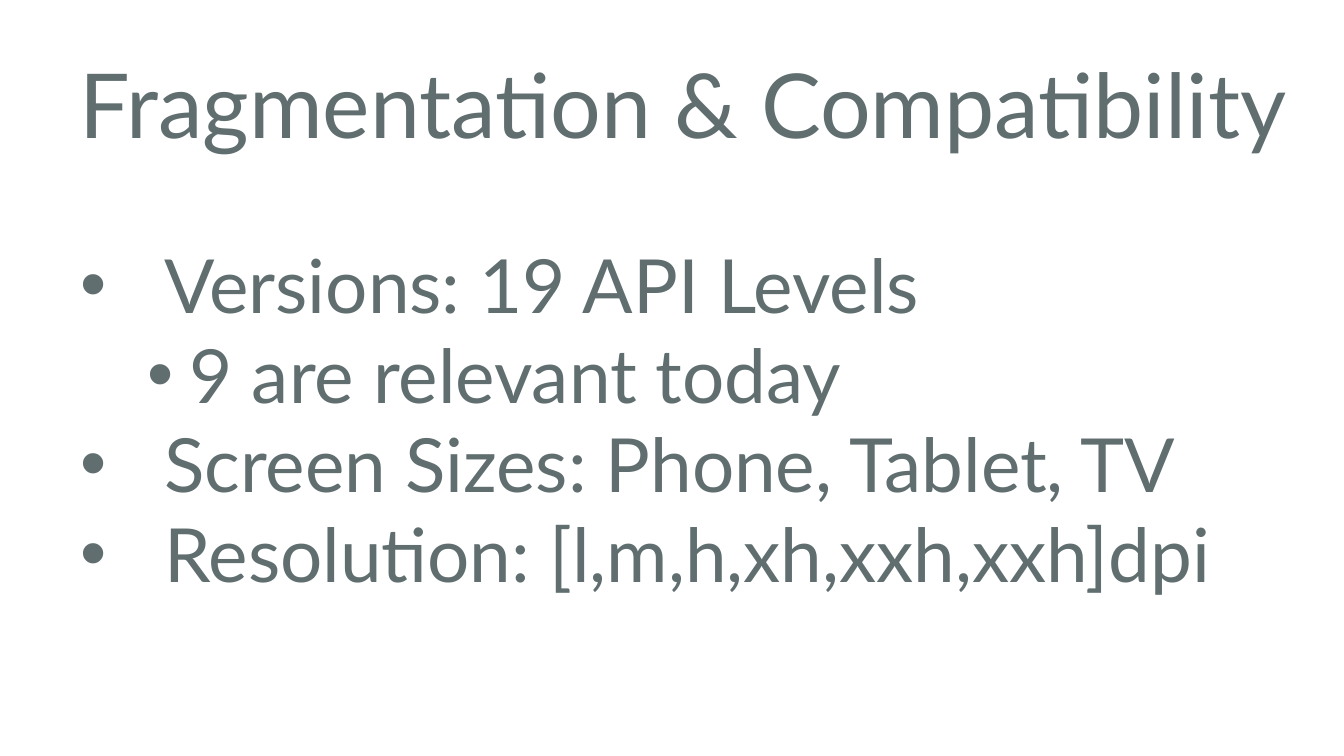
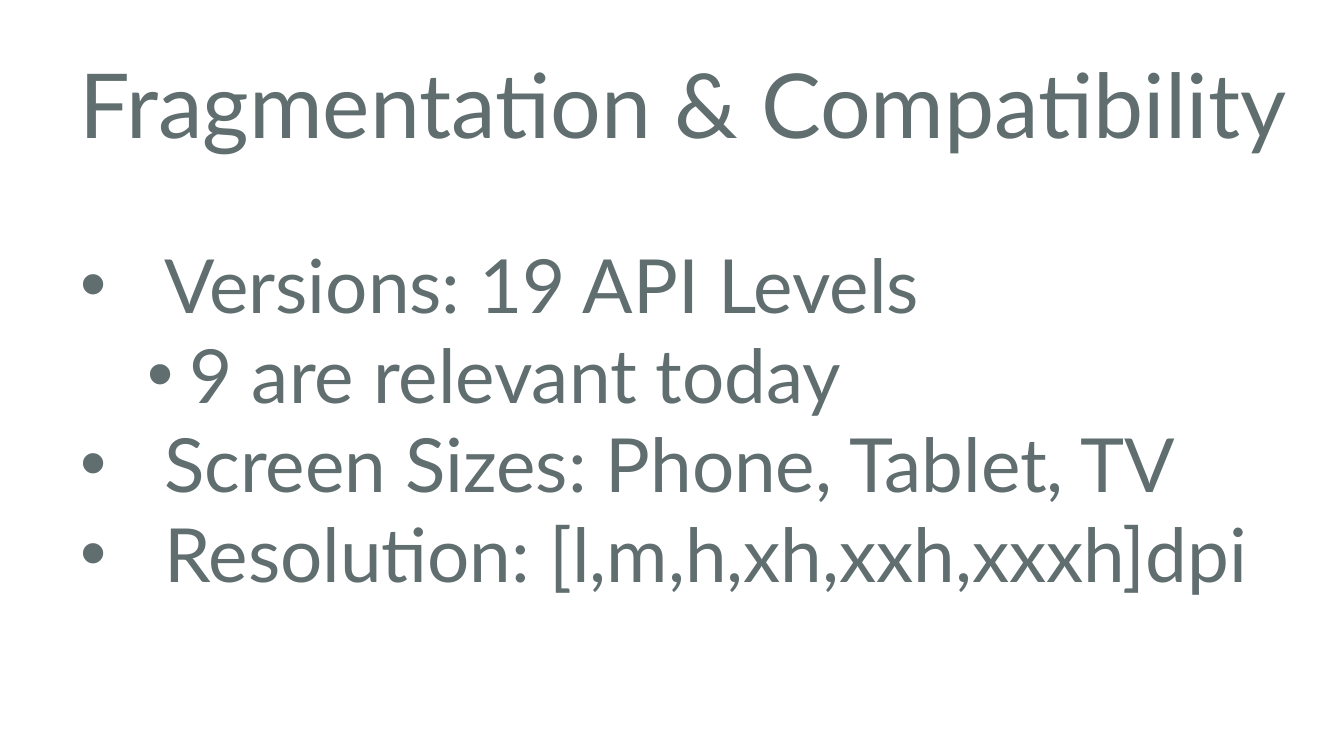
Before and after one commit to jamesmontemagno/Xamarin.Android-AppCompat, a slide deck: slide 2 of AndroidAppCompat.ppt. Drawn at 1344x756 pixels with LibreOffice and Linux fonts; fonts in the diff are those of the drawing; background and template pictures are left out. Boxes give left, top, right and bottom in pixels: in the first picture for what was removed or moved away, otherwise in the second. Text is boxed around its words. In the diff, an @@ line names an element or a change of style, - is before the commit and + after.

Commit message:
Update PPT

```diff
--- a/AndroidAppCompat.ppt
+++ b/AndroidAppCompat.ppt
@@ text at bbox=[164, 525, 1247, 595]: text changed @@
-• Resolution: [l,m,h,xh,xxh,xxh]dpi
+• Resolution: [l,m,h,xh,xxh,xxxh]dpi
```
Also in this commit, not shown: 4 slides added.
